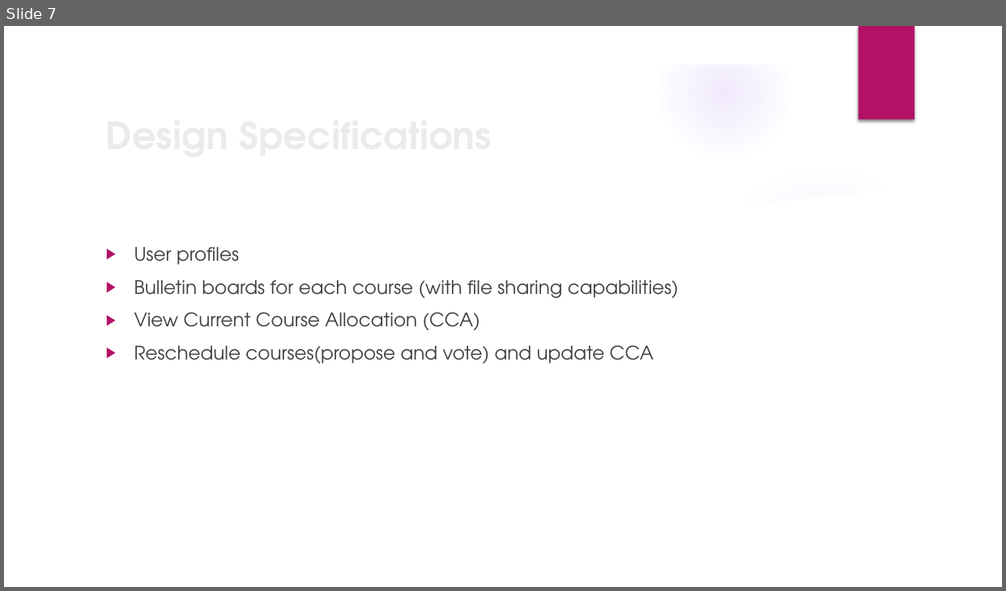
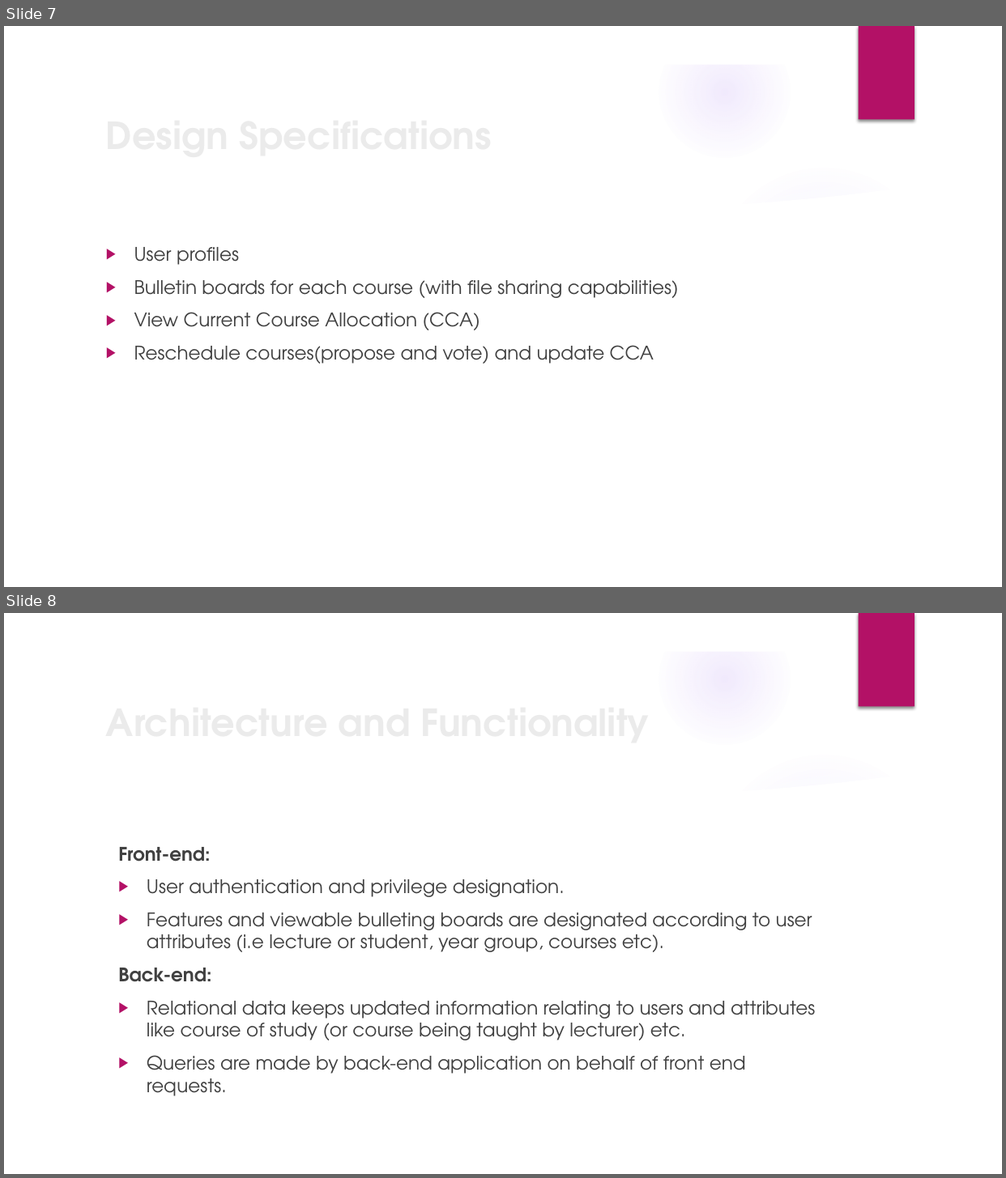
Before and after one commit to ks-manu/Mannschaft_KNUST, a slide deck: MannschaftPresentation.pptx. Shown one above the other, each under a label of ours: slide 7 before the commit, slides 7 and 8 after it. The pictures are 1006x591 and 1006x1178 pixels, drawn with LibreOffice and Linux fonts; fonts in the diff are those of the drawing; background and template pictures are left out. Boxes give left, top, right and bottom in pixels: in the first picture for what was removed or moved away, otherwise in the second. Text is boxed around its words. In the diff, an @@ line names an element or a change of style, - is before the commit and + after.

Commit message:
added architecture and prototype to powerpoint

```diff
--- a/MannschaftPresentation.pptx
+++ b/MannschaftPresentation.pptx
@@ slide 8 added at (x1=4, y1=613, x2=1002, y2=1174), background picture (left out); not listed: 9 template elements that a slide beside it also shows @@
@@ text added at (x1=118, y1=847, x2=815, y2=1097), 18 pt, text #404040 @@
+Front-end:
+▶ User authentication and privilege designation.
+▶ Features and viewable bulleting boards are designated according to user attributes (i.e lecture or student, year group, courses etc).
+Back-end:
+▶ Relational data keeps updated information relating to users and attributes like course of study (or course being taught by lecturer) etc.
+▶ Queries are made by back-end application on behalf of front end requests.
@@ title added at (x1=328, y1=879, x2=365, y2=894), 36 pt, text #EBEBEB, bold @@
+Architecture and Functionality
```
Also in this commit, not shown: 5 slides changed, 2 other slides added, 1 slide removed.
